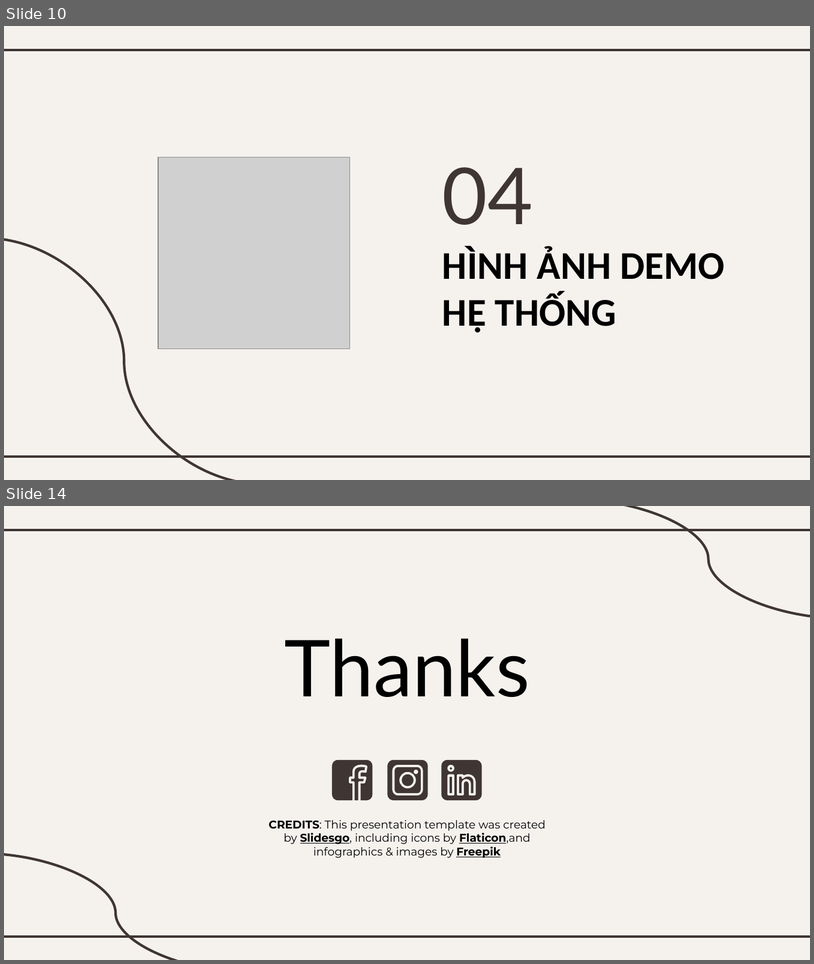
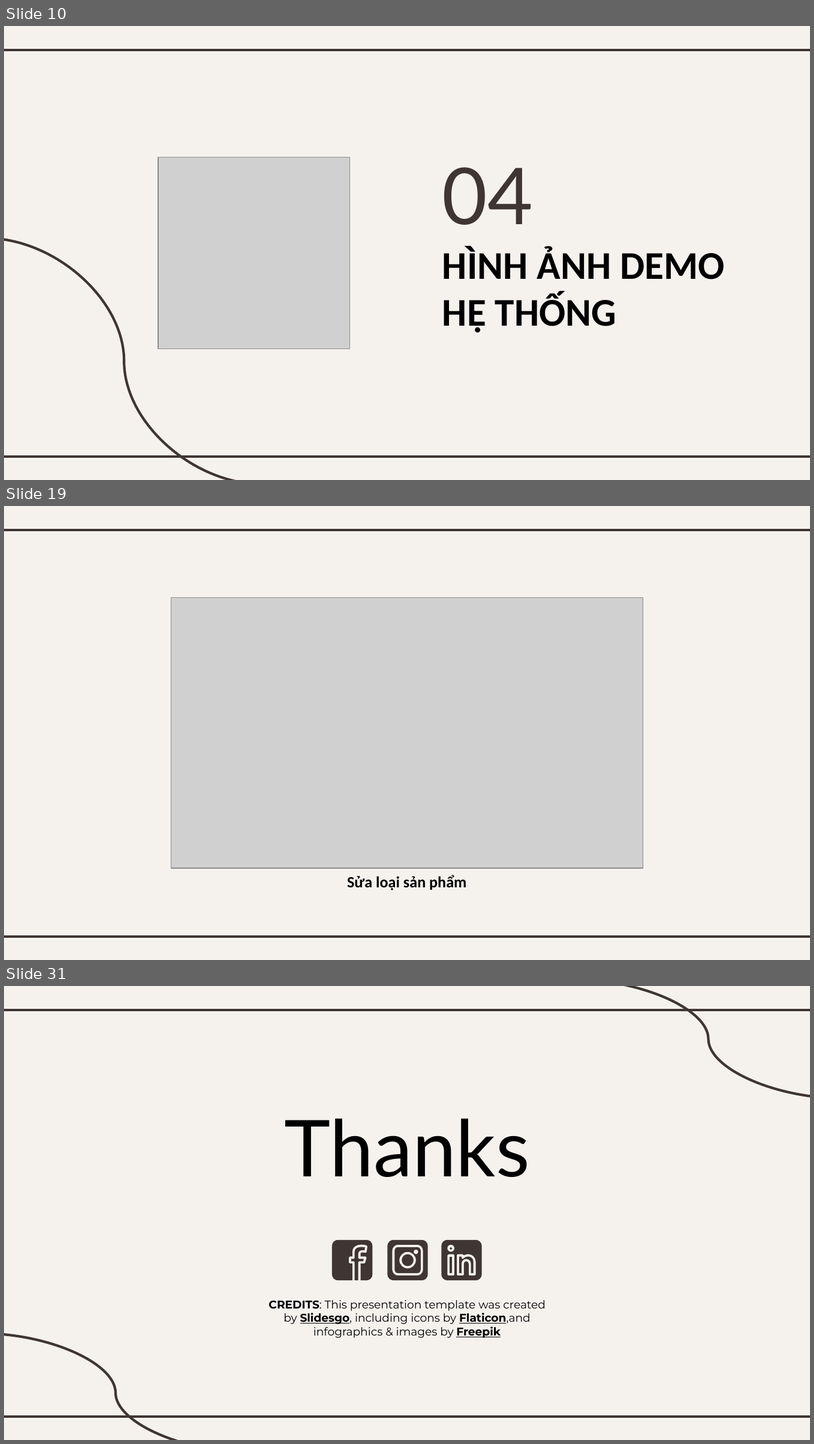
Before and after one commit to ngovinhhung2001/project.qtdlieu, a slide deck: Báo cáo QTDLiệu.pptx. Shown one above the other, each under a label of ours: slides 10 and 14 before the commit, slides 10, 19 and 31 after it; the slides between them are not shown. The pictures are 814x964 and 814x1444 pixels, drawn with LibreOffice and Linux fonts; fonts in the diff are those of the drawing; grey boxes stand for pictures. Boxes give left, top, right and bottom in pixels: in the first picture for what was removed or moved away, otherwise in the second. Text is boxed around its words. In the diff, an @@ line names an element or a change of style, - is before the commit and + after.

```diff
--- a/Báo cáo QTDLiệu.pptx
+++ b/Báo cáo QTDLiệu.pptx
@@ slide 19 added at (4, 506, 810, 960), background #F5F2EE; not listed: 2 template elements that a slide beside it also shows @@
@@ picture added at (171, 598, 644, 868) @@
@@ text added at (347, 874, 467, 890), 14 pt, text #000000, bold @@
+Sửa loại sản phẩm
@@ what was slide 14 is now slide 31 @@
```
Also in this commit, not shown: 1 slide changed, 19 other slides added, 3 slides removed, 13 other files.
